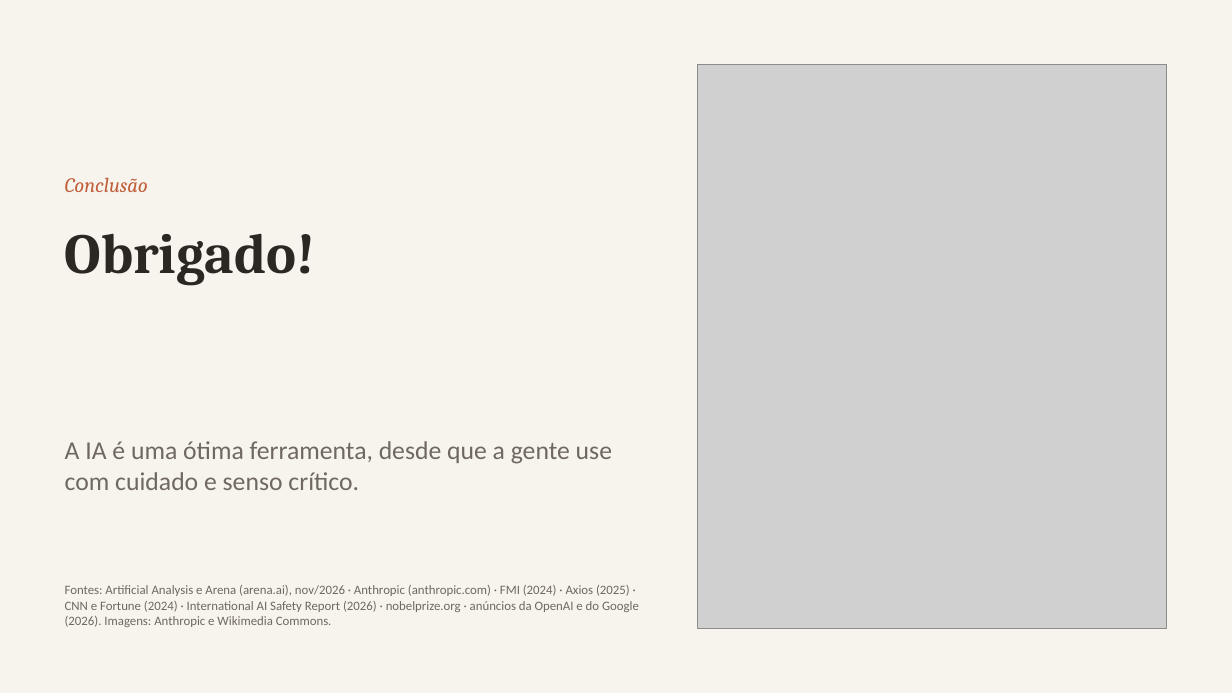
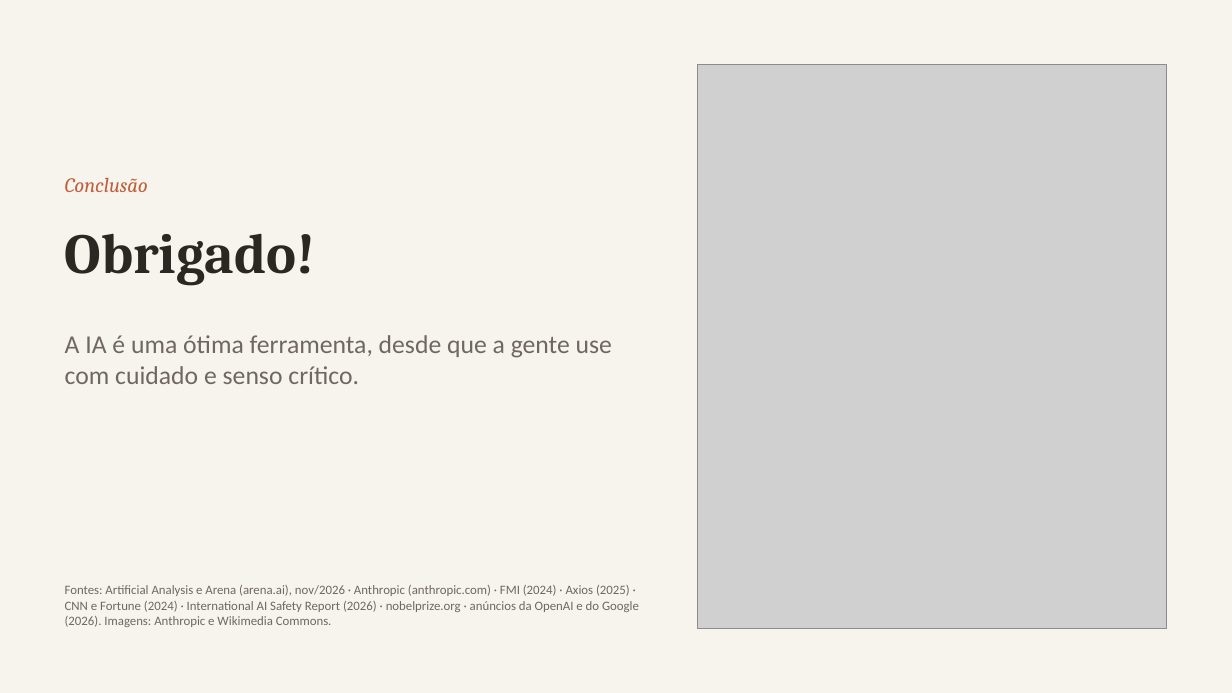
Before and after one commit to ArkhamKnight15/claude, a slide deck: slide 11 of apresentacao-ia/IA - Anthropic - Claude.pptx. Drawn at 1232x693 pixels with LibreOffice and Linux fonts; fonts in the diff are those of the drawing; grey boxes stand for pictures. Boxes give left, top, right and bottom in pixels: in the first picture for what was removed or moved away, otherwise in the second. Text is boxed around its words. In the diff, an @@ line names an element or a change of style, - is before the commit and + after.

```diff
--- a/apresentacao-ia/IA - Anthropic - Claude.pptx
+++ b/apresentacao-ia/IA - Anthropic - Claude.pptx
@@ text "A IA é uma ótima ...": place and size @@
-text "A IA é uma ótima ..." at <box>65,441,612,490</box>
+text "A IA é uma ótima ..." at <box>65,335,612,384</box>
@@ text "A IA é uma ótima ..." at <box>65,335,612,384</box>: less space between paragraphs @@
```
Also in this commit, not shown: 1 other slide changed, 4 other files.
